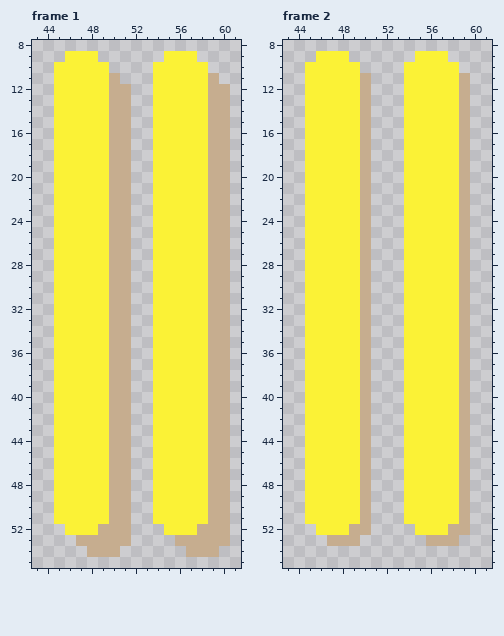
Edited in one commit: pixel-art file (aseprite/speed_control_btn1.aseprite). The picture above is the old version.
87x64 pixels, 6 frames. Shown: frame 1: x 43..61, y 8..55; frame 2: x 43..61, y 8..55. The commit also changed other frames, which this record leaves out.
After:
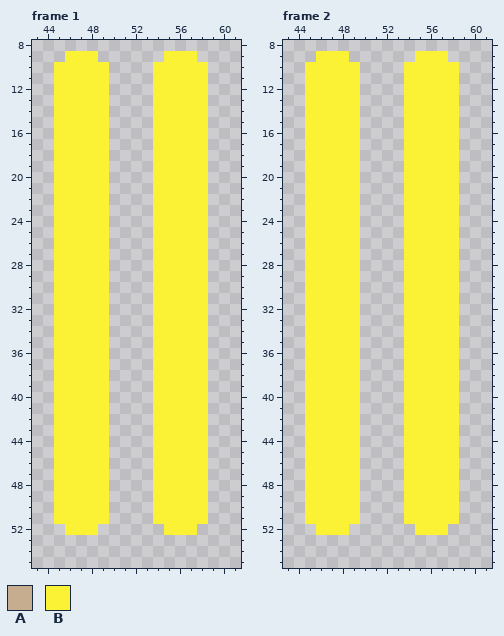
Palette (. is transparent): A #c6ad8f  B #fbf236
Diff:
layer "Pause Shadow" now hidden
Changed rows in their new state; - is an unchanged pixel.
Frame 1:
first column x 47:
11 ---.--------.-
12 ---..-------..
13 ---..-------..
14 ---..-------..
15 ---..-------..
16 ---..-------..
17 ---..-------..
18 ---..-------..
19 ---..-------..
20 ---..-------..
21 ---..-------..
22 ---..-------..
23 ---..-------..
24 ---..-------..
25 ---..-------..
26 ---..-------..
27 ---..-------..
28 ---..-------..
29 ---..-------..
30 ---..-------..
31 ---..-------..
32 ---..-------..
33 ---..-------..
34 ---..-------..
35 ---..-------..
36 ---..-------..
37 ---..-------..
38 ---..-------..
39 ---..-------..
40 ---..-------..
41 ---..-------..
42 ---..-------..
43 ---..-------..
44 ---..-------..
45 ---..-------..
46 ---..-------..
47 ---..-------..
48 ---..-------..
49 ---..-------..
50 ---..-------..
51 ---..-------..
52 --...------...
53 .....----.....
54 -...------...-
Frame 2:
first column x 47:
11 ---.--------.
12 ---.--------.
13 ---.--------.
14 ---.--------.
15 ---.--------.
16 ---.--------.
17 ---.--------.
18 ---.--------.
19 ---.--------.
20 ---.--------.
21 ---.--------.
22 ---.--------.
23 ---.--------.
24 ---.--------.
25 ---.--------.
26 ---.--------.
27 ---.--------.
28 ---.--------.
29 ---.--------.
30 ---.--------.
31 ---.--------.
32 ---.--------.
33 ---.--------.
34 ---.--------.
35 ---.--------.
36 ---.--------.
37 ---.--------.
38 ---.--------.
39 ---.--------.
40 ---.--------.
41 ---.--------.
42 ---.--------.
43 ---.--------.
44 ---.--------.
45 ---.--------.
46 ---.--------.
47 ---.--------.
48 ---.--------.
49 ---.--------.
50 ---.--------.
51 ---.--------.
52 --..-------..
53 ...------...-
Pixel boxes of the changes (left, top, right, bottom) in both pictures:
erased: (76, 73, 131, 557)
erased: (175, 73, 230, 557)
erased: (327, 73, 371, 546)
erased: (426, 73, 470, 546)
